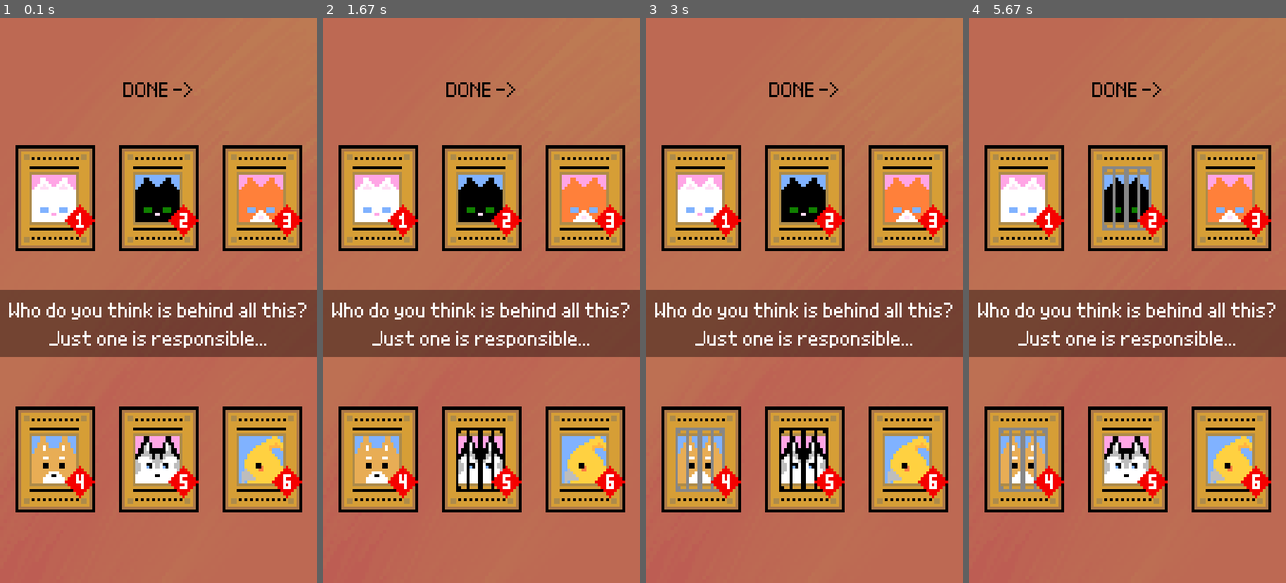
Above: before the commit, frames 1-4 (left to right).
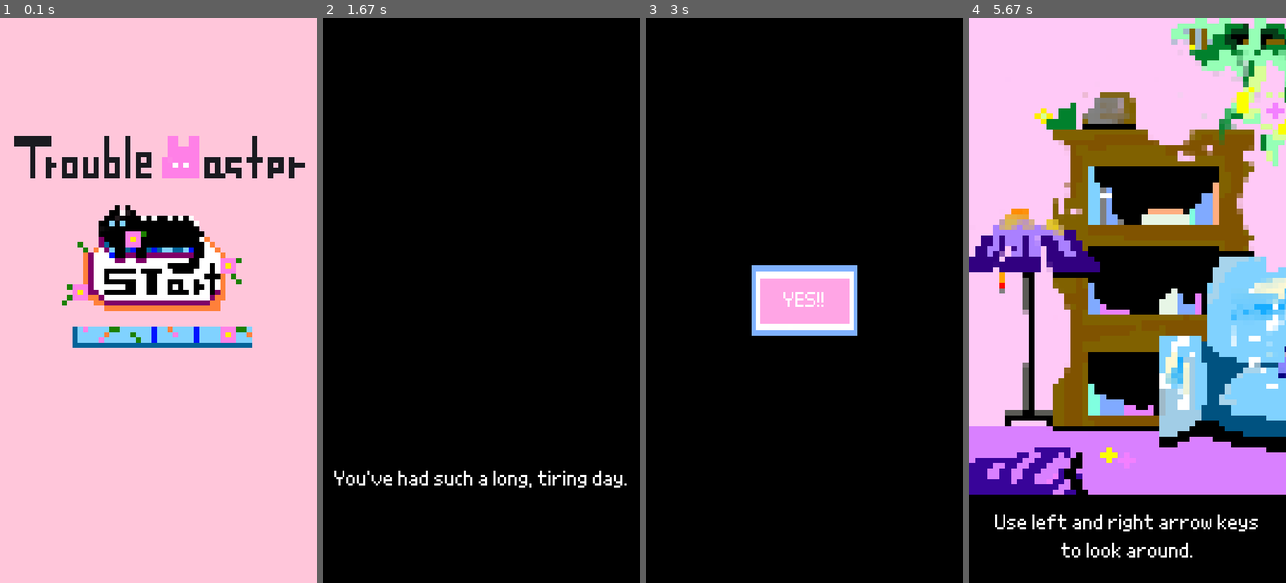
Above: after the commit, the same moments.

Repository: Kagehina1218/TroubleMaster
Game: pygame game, started from src/code/main.py
Same seed, same stepped clock (60 frames per second), same inputs: the game is played once before the commit and once after it.
Inputs (mouse positions are in pixels of both pictures, inside the frame that each line leads up to):
- Up to frame 1 (0.1 s): no input
- Up to frame 2 (1.67 s): click (487, 277) at 0.38 s; click (582, 283) at 0.72 s; click (513, 424) at 1.55 s
- Up to frame 3 (3 s): click (706, 436) at 1.88 s; click (810, 108) at 2.22 s; click (804, 368) at 2.55 s
- Up to frame 4 (5.67 s): press the mouse at (1127, 300) at 3.37 s; move the mouse to (1108, 260) at 3.47 s; release the mouse at (1089, 221) at 3.6 s; click (1228, 142) at 3.72 s; click (1102, 509) at 4.05 s; hold Left 4.33-4.87 s; click (1162, 131) at 4.42 s; hold Left from 5.33 s (still down); click (1146, 187) at 5.42 s

The runs differ from the first frame. In frame 1, 100% of the frame differs, in the area x 0-100%, y 0-100%; in frame 2, 93%; in frame 3, 93%; in frame 4, 98%.

Commit message:
Move the directory to the correct pos

Diff:
--- a/src/code/main.py
+++ b/src/code/main.py
@@ -136,8 +136,7 @@
 end = False
 char_intro = False
 
-# state = "start"
-state = 'char_chose'
+state = "start"
 
 # Event
 INTRO_EVENT = pygame.USEREVENT + 1
Renamed: src/assets/profile_a/screen/bad_living_room.png -> src/assets/screen/bad_living_room.png
Renamed: src/assets/profile_a/screen/button.png -> src/assets/screen/button.png
Renamed: src/assets/profile_a/screen/profile_back.png -> src/assets/screen/profile_back.png
Renamed: src/assets/profile_a/screen/shiba_inu_face_forward1.PNG -> src/assets/screen/shiba_inu_face_forward1.PNG
Renamed: src/assets/profile_a/screen/shiba_inu_face_forward2.PNG -> src/assets/screen/shiba_inu_face_forward2.PNG
Renamed: src/assets/profile_a/screen/shiba_inu_walk1.PNG -> src/assets/screen/shiba_inu_walk1.PNG
Renamed: src/assets/profile_a/screen/shiba_inu_walk2.PNG -> src/assets/screen/shiba_inu_walk2.PNG
Renamed: src/assets/profile_a/screen/shiba_inu_walk3.PNG -> src/assets/screen/shiba_inu_walk3.PNG
Renamed: src/assets/profile_a/screen/shiba_inu_walk4.PNG -> src/assets/screen/shiba_inu_walk4.PNG
Renamed: src/assets/profile_a/screen/start_1.png -> src/assets/screen/start_1.png
Renamed: src/assets/profile_a/screen/start_2.png -> src/assets/screen/start_2.png
